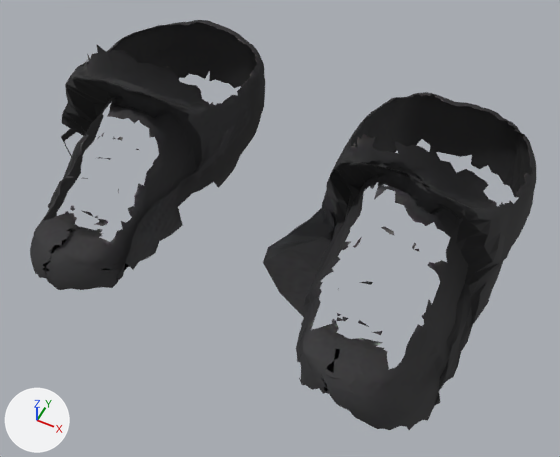
Before and after pictures for a commit that changed the glTF model assets/characters/_bodybase/namja_shoes2_black_rigged.glb.
Both versions are drawn from a 50 mm lens placed at (0.13, -0.267, 0.338), pointed at (0.014, -0.034, 0.047). Lighting does not change. The marker at lower left points along +X, +Y and +Z. The older version comes first. Where no turn or scale is listed for an object, it has been applied to the vertices. Vertices at exactly the same position are counted once.

In view in the first picture: 'part'.
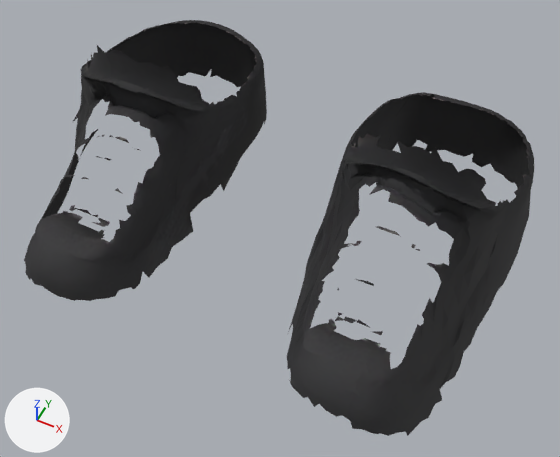
What the commit changed:
me_mesh_0 is used by ob_part; location (0.0, 0.0, 0.0).
me_mesh_0 had 4191 vertices, 7460 faces and spanned x -0.131..0.123, y -0.109..0.067, z 0.006..0.12.
me_mesh_0 now has 4191 vertices, 7460 faces and spans x -0.128..0.125, y -0.112..0.068, z 0.008..0.12.
me_mesh_0 part 1: the loose piece of 5 vertices spanning x 0.066..0.073, y -0.038..-0.036, z 0.075..0.078 is scaled about its middle by (1.84, 0.599, 0.294).
me_mesh_0 part 2: 1767 of 4191 vertices moved; they spanned x -0.131..-0.03, y -0.109..0.067, z 0.014..0.118 and now span x -0.128..-0.03, y -0.112..0.068, z 0.014..0.119; mean shift (0.0, 0.0, 0.0); largest move (-0.131, -0.024, 0.043) -> (-0.124, -0.014, 0.031).
me_mesh_0 part 3: 1620 of 4191 vertices moved; they spanned x 0.01..0.123, y -0.107..0.067, z 0.006..0.12 and now span x 0.027..0.125, y -0.111..0.068, z 0.008..0.12; mean shift (0.0, 0.0, 0.0); largest move (0.012, -0.05, 0.037) -> (0.031, -0.041, 0.024).
Other edits to the shape of me_mesh_0 do not show in these pictures.

Changed parts and their boxes (x1, y1, x2, y2) in the pictures (560 x 457 px; the box of a moved part takes in the faces that stretch with it):
'part', reshaped: before (30, 20, 536, 430); after (24, 20, 534, 436)
part 1 of me_mesh_0, moved or reshaped: before (381, 226, 394, 235); after (376, 226, 400, 236)
part 2 of me_mesh_0, moved or reshaped: before (30, 20, 265, 290); after (24, 20, 267, 301)
part 3 of me_mesh_0, moved or reshaped: before (263, 92, 536, 430); after (287, 92, 534, 436)
